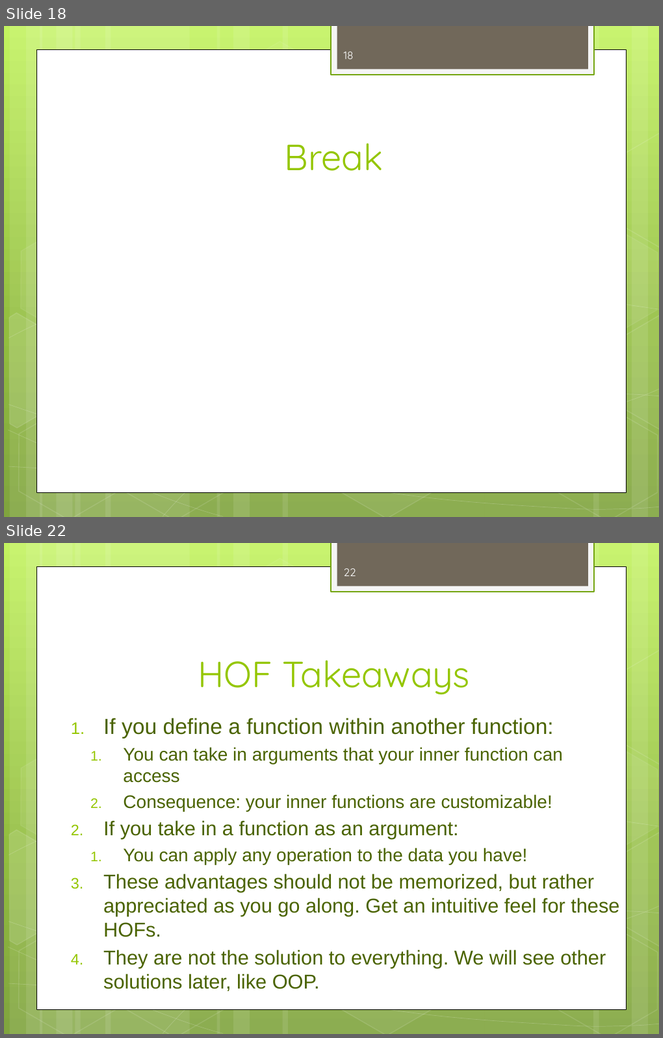
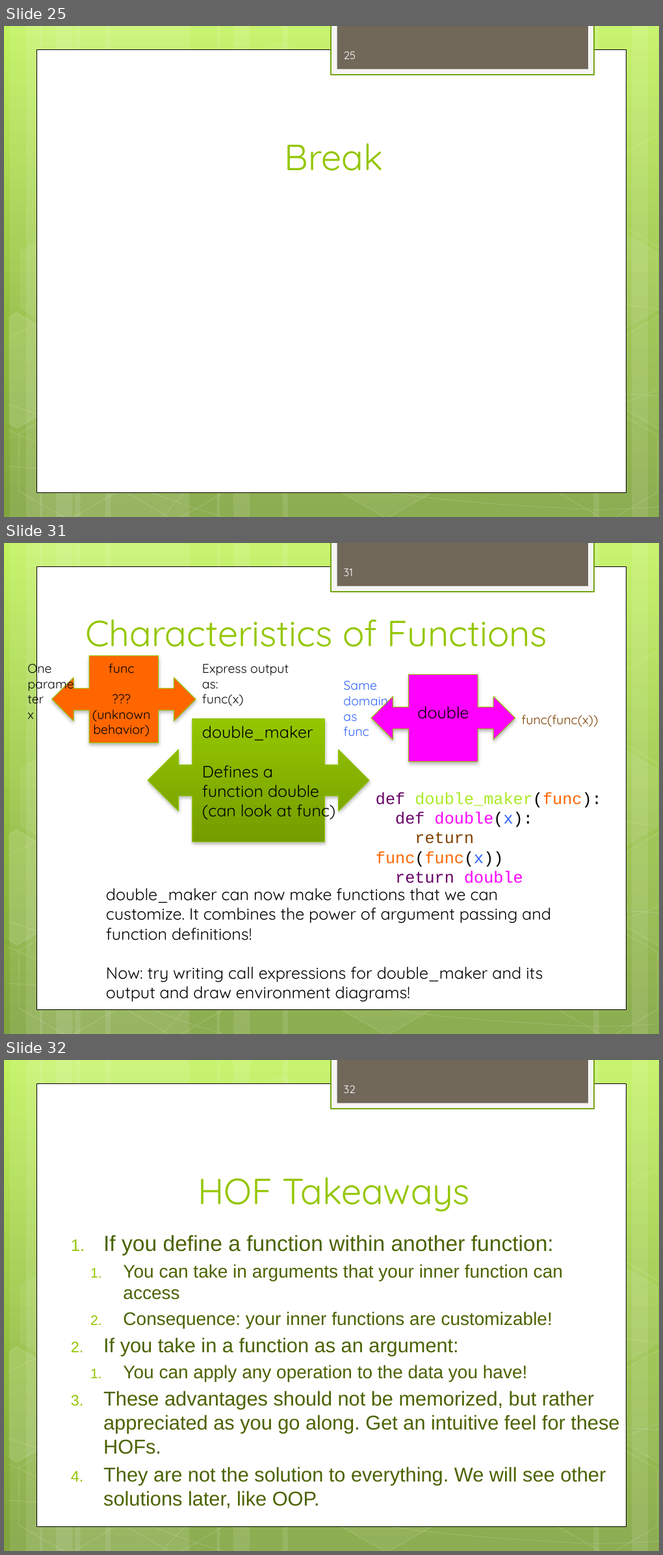
Before and after one commit to dicksontsai/dicksontsai.github.io, a slide deck: cs61a/discussion/disc2.pptx. Shown one above the other, each under a label of ours: slides 18 and 22 before the commit, slides 25, 31 and 32 after it; the slides between them are not shown. The pictures are 663x1038 and 663x1555 pixels, drawn with LibreOffice and Linux fonts; fonts in the diff are those of the drawing. Boxes give left, top, right and bottom in pixels: in the first picture for what was removed or moved away, otherwise in the second. Text is boxed around its words. In the diff, an @@ line names an element or a change of style, - is before the commit and + after.

```diff
--- a/cs61a/discussion/disc2.pptx
+++ b/cs61a/discussion/disc2.pptx
@@ slide 31 added at [4,543,659,1034], background gradient #C3F35F to #93BF3F to #81A53E; not listed: 31 template elements that a slide beside it also shows @@
@@ page number added at [344,568,353,576], 12 pt, text #FEFEFE @@
+31
@@ title added at [85,619,547,657], 40 pt, text #94C600 @@
+Characteristics of Functions
@@ text added at [27,659,51,719], 14 pt, text #0D0D0D @@
+One parameter
+x
@@ left right arrow callout added at [52,655,196,743], fill #FF6600, outline #94C600 0.75 pt @@
@@ text added at [92,663,150,737], 14 pt, text #000000 @@
+func
+??? (unknown behavior)
@@ text added at [202,664,289,706], 14 pt, text #0D0D0D @@
+Express output as:
+func(x)
@@ left right arrow callout added at [371,675,516,762], fill #FF00FF, outline #94C600 0.75 pt @@
@@ text added at [343,681,388,736], 14 pt, text #3366FF @@
+Same domain as
+func
@@ text added at [417,706,469,719], 18 pt, text #000000 @@
+double
@@ text added at [521,715,598,727], 14 pt, text #804000 @@
+func(func(x))
@@ left right arrow callout added at [148,719,369,843], fill gradient #94C600 to #769D00, outline #94C600 0.75 pt @@
@@ text added at [202,726,336,821], 18 pt, text #000000 @@
+double_maker
+Defines a function double
+(can look at func)
@@ text added at [376,792,601,884], 18 pt, text #660066 @@
+def double_maker(func):
+def double(x):
+return func(func(x))
+return double
@@ text added at [106,888,551,1002], 18 pt, text #000000 @@
+double_maker can now make functions that we can customize. It combines the power of argument passing and function definitions!
+Now: try writing call expressions for double_maker and its output and draw environment diagrams!
@@ what was slide 18 is now slide 25 @@
@@ page number at [344,51,356,59]: text changed @@
-18
+25
@@ what was slide 22 is now slide 32 @@
@@ page number at [344,1085,356,1093]: text changed @@
-22
+32
```
Also in this commit, not shown: 4 slides changed, 12 other slides added, 1 slide removed, 2 other files.
